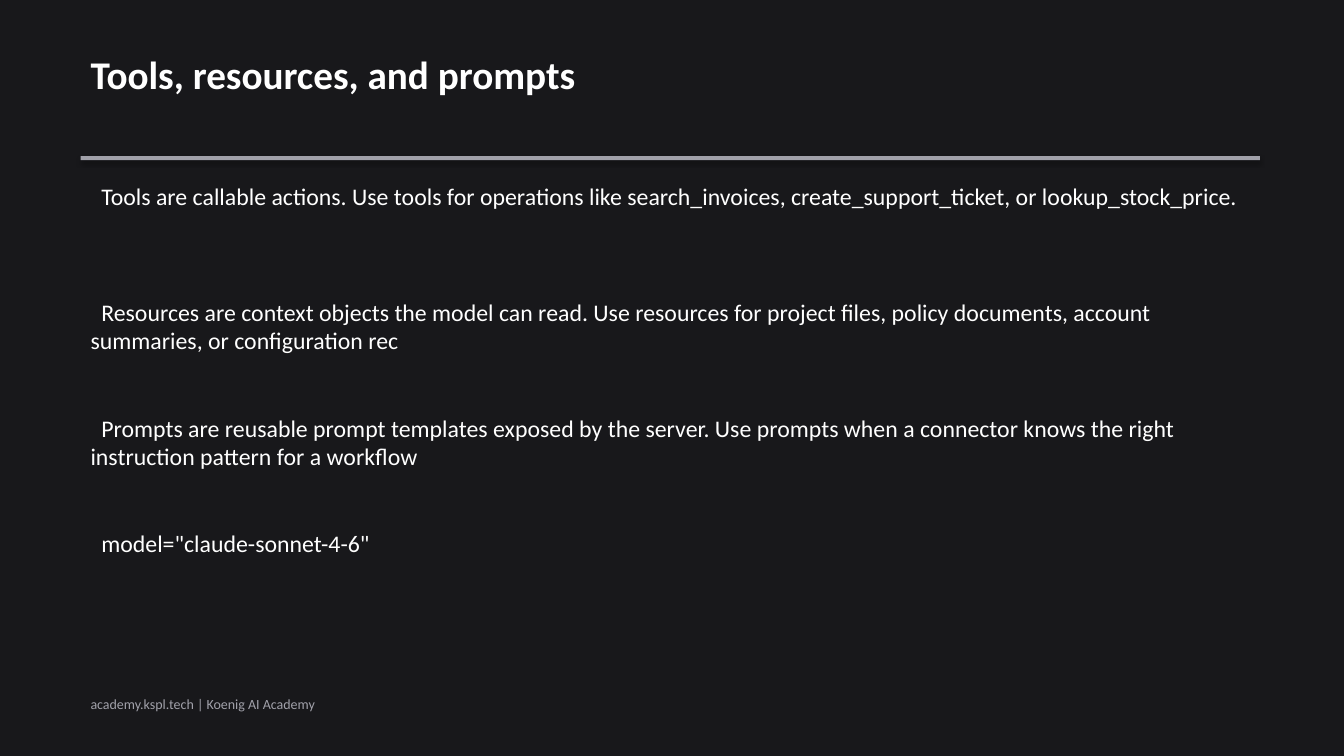
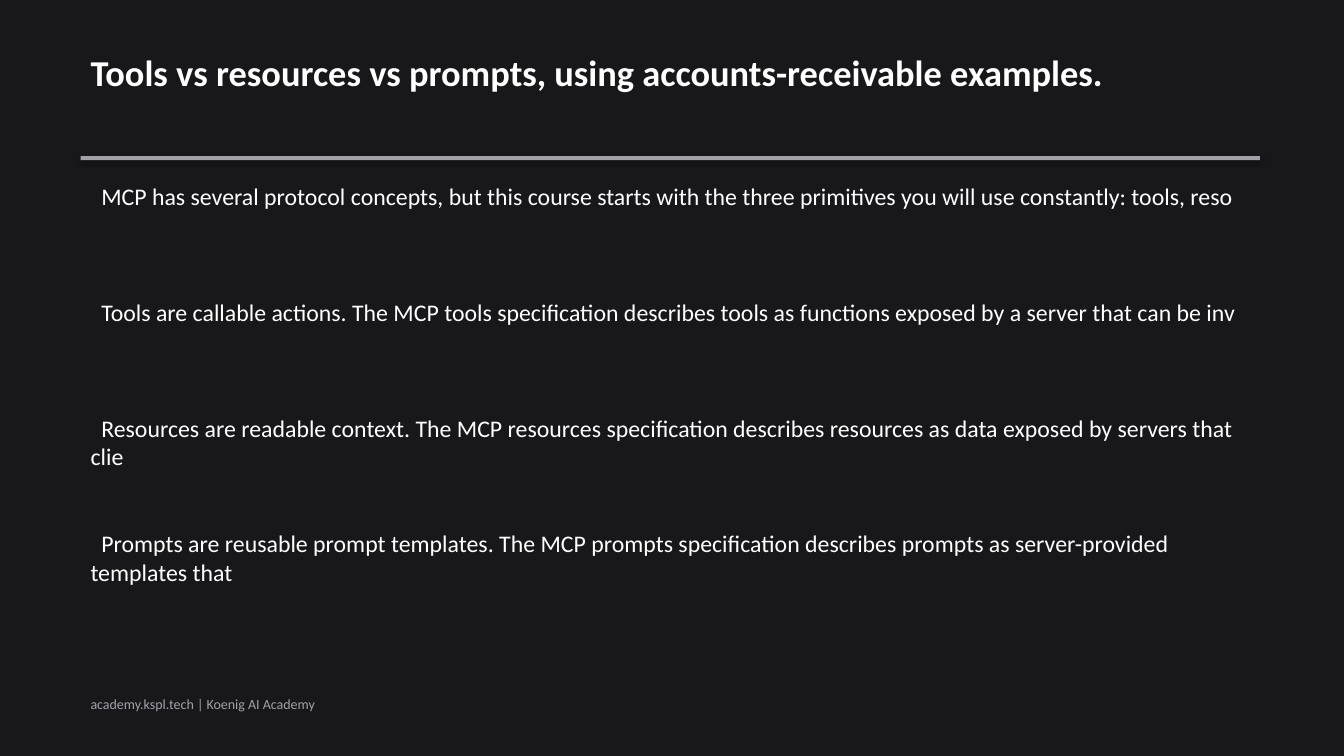
Before and after one commit to Koenig-Solutions-Private-Limited/koenig-ai-org, a slide deck: slide 3 of vault/courses/claude-tool-use-from-zero/ch02-slides.pptx (slide 5 before the commit). Drawn at 1344x756 pixels with LibreOffice and Linux fonts; fonts in the diff are those of the drawing. Boxes give left, top, right and bottom in pixels: in the first picture for what was removed or moved away, otherwise in the second. Text is boxed around its words. In the diff, an @@ line names an element or a change of style, - is before the commit and + after.

```diff
--- a/vault/courses/claude-tool-use-from-zero/ch02-slides.pptx
+++ b/vault/courses/claude-tool-use-from-zero/ch02-slides.pptx
@@ text at <box>91,60,1103,92</box>: text changed; size 28 to 26 pt @@
-Tools, resources, and prompts
+Tools vs resources vs prompts, using accounts-receivable examples.
@@ text at <box>101,188,1232,209</box>: text changed @@
-Tools are callable actions. Use tools for operations like search_invoices, create_support_ticket, or lookup_stock_price.
+MCP has several protocol concepts, but this course starts with the three primitives you will use constantly: tools, reso
@@ text at <box>101,304,1234,325</box>: text changed @@
-Resources are context objects the model can read. Use resources for project files, policy documents, account summaries, or configuration rec
+Tools are callable actions. The MCP tools specification describes tools as functions exposed by a server that can be inv
@@ text at <box>91,420,1232,465</box>: text changed @@
-Prompts are reusable prompt templates exposed by the server. Use prompts when a connector knows the right instruction pattern for a workflow
+Resources are readable context. The MCP resources specification describes resources as data exposed by servers that clie
@@ text at <box>91,535,1168,585</box>: text changed @@
-model="claude-sonnet-4-6"
+Prompts are reusable prompt templates. The MCP prompts specification describes prompts as server-provided templates that
```
Also in this commit, not shown: 4 other slides changed, 2 slides added, 2 slides removed, 1 other file.
